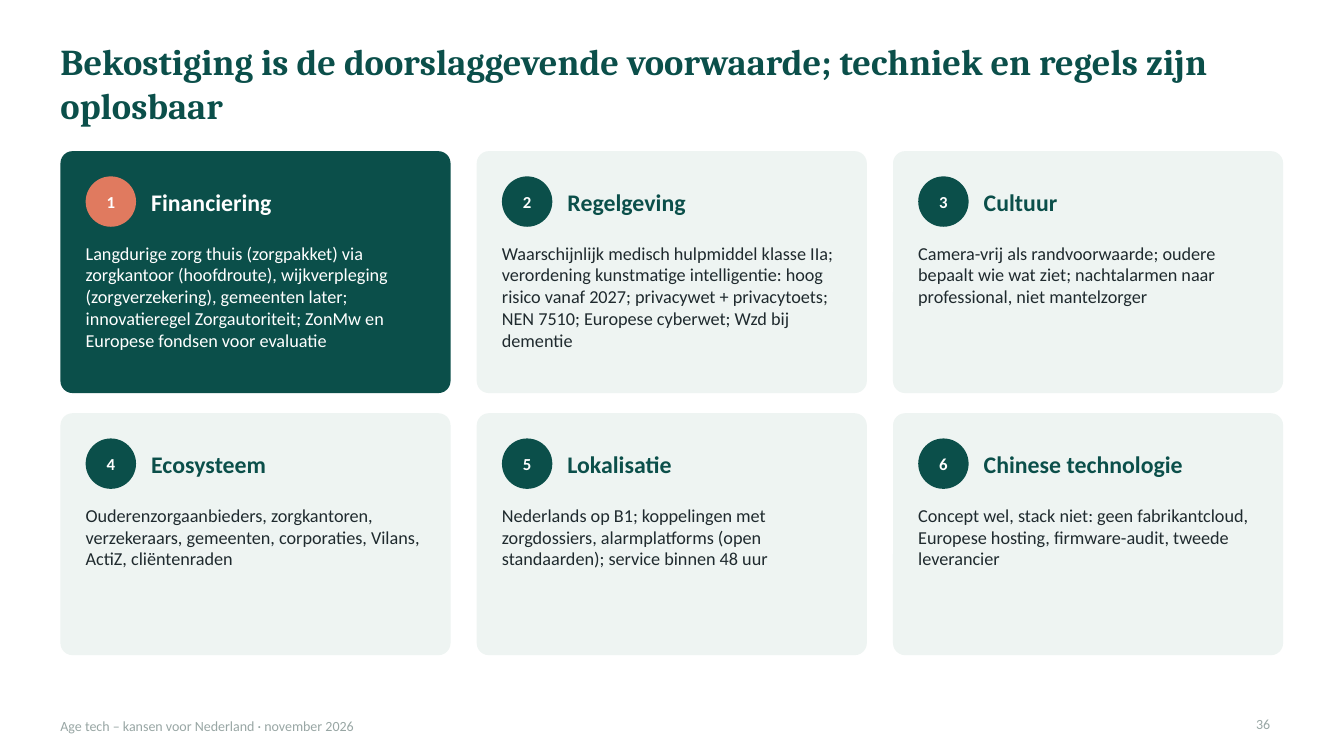
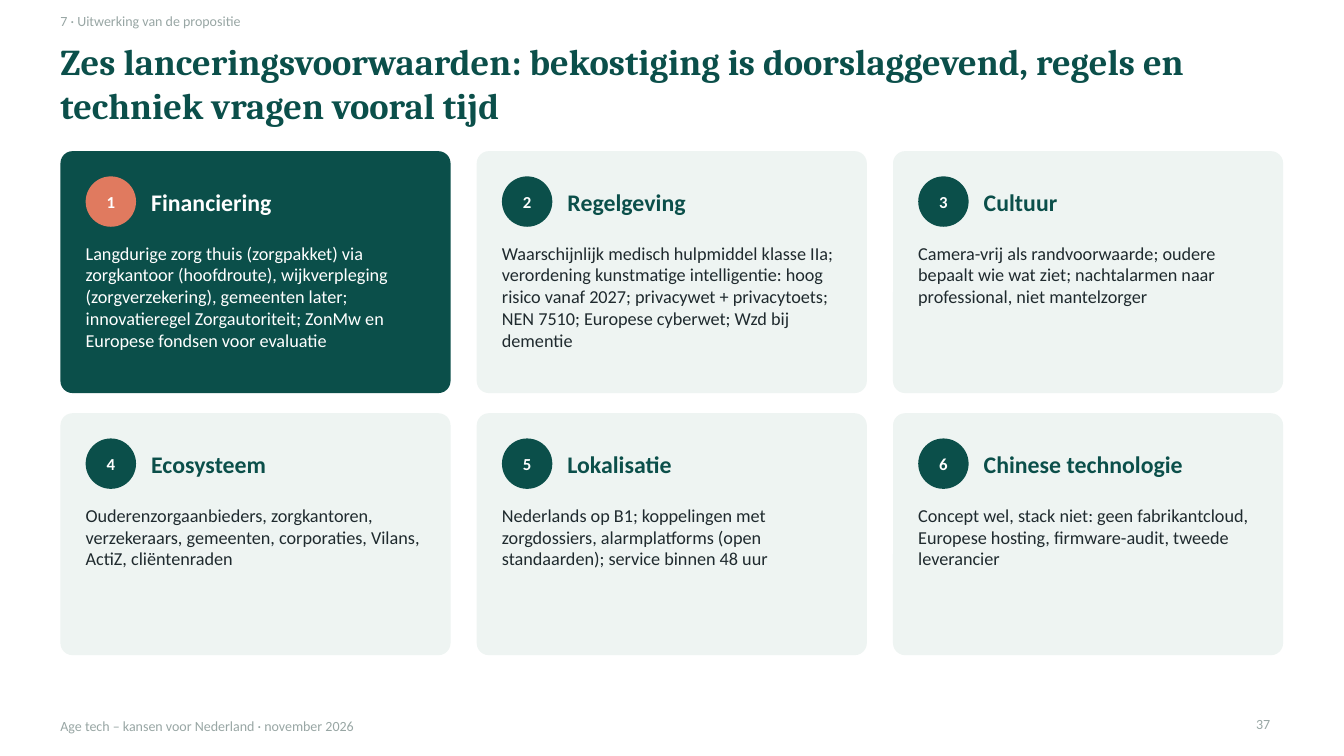
Before and after one commit to robruijn/Four-Seasons-Rome-2026, a slide deck: slide 37 of AgeTech_kansen_Nederland.pptx (slide 36 before the commit). Drawn at 1344x756 pixels with LibreOffice and Linux fonts; fonts in the diff are those of the drawing. Boxes give left, top, right and bottom in pixels: in the first picture for what was removed or moved away, otherwise in the second. Text is boxed around its words. In the diff, an @@ line names an element or a change of style, - is before the commit and + after.

```diff
--- a/AgeTech_kansen_Nederland.pptx
+++ b/AgeTech_kansen_Nederland.pptx
@@ text added at [60,16,240,28], 10 pt, text #98A6A4 @@
+7 · Uitwerking van de propositie
@@ title at [60,49,1184,127]: text changed @@
-Bekostiging is de doorslaggevende voorwaarde; techniek en regels zijn oplosbaar
+Zes lanceringsvoorwaarden: bekostiging is doorslaggevend, regels en techniek vragen vooral tijd
@@ page number at [1256,720,1270,729]: text changed @@
-36
+37
```
Also in this commit, not shown: 45 other slides changed, 4 slides added.
